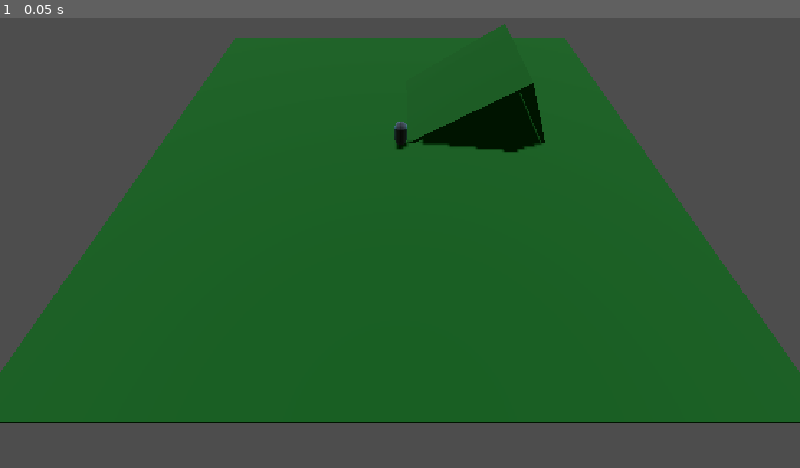
Above: before the commit, frame 1.
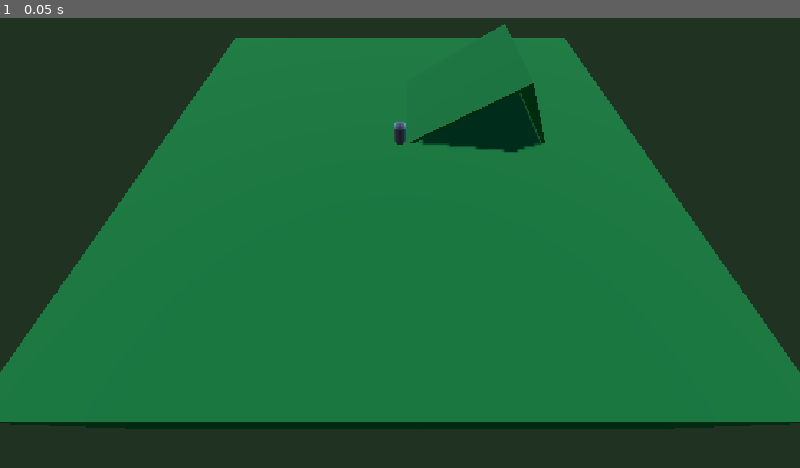
Above: after the commit, the same moment.

Repository: GLorenz90/legend-of-pandagator
Game: Godot game, scene res://scenes/main.tscn
Same seed, same stepped clock (60 frames per second), same inputs: the game is played once before the commit and once after it. The engine's default icon, where the game draws it, is replaced by a stand-in: a white triangle on a blue panel in a dark square.
Inputs:
- Up to frame 1 (0.05 s): no input

The runs differ from the first frame. In frame 1, 100% of the frame differs, in the area x 0-100%, y 0-100%.

Commit message:
adding shadow decal

Diff:
--- a/project.godot
+++ b/project.godot
@@ -51,5 +51,4 @@
 [rendering]
 
 rendering_device/driver.windows="d3d12"
-renderer/rendering_method="gl_compatibility"
-renderer/rendering_method.mobile="gl_compatibility"
+renderer/rendering_method="mobile"
--- a/scenes/characters/character.tscn
+++ b/scenes/characters/character.tscn
@@ -1,6 +1,7 @@
 [gd_scene format=3 uid="uid://b6q1xfhb531nx"]
 
 [ext_resource type="Script" uid="uid://b16bxr25sb5cl" path="res://scenes/characters/character.gd" id="1_52avm"]
+[ext_resource type="Texture2D" uid="uid://bf3gdxbmyycy5" path="res://images/shadow.png" id="2_1bdar"]
 
 [sub_resource type="CapsuleShape3D" id="CapsuleShape3D_ra2i3"]
 
@@ -25,3 +26,10 @@
 [node name="HealTimer" type="Timer" parent="." unique_id=345365939]
 wait_time = 0.5
 one_shot = true
+
+[node name="Decal" type="Decal" parent="." unique_id=744139969]
+transform = Transform3D(1, 0, 0, 0, 1, 0, 0, 0, 1, 0, -4.5, 0)
+size = Vector3(1, 10, 1)
+texture_albedo = ExtResource("2_1bdar")
+modulate = Color(0, 0, 0, 1)
+lower_fade = 10.042674
--- a/scenes/characters/players/player_character.tscn
+++ b/scenes/characters/players/player_character.tscn
@@ -20,5 +20,9 @@
 
 [node name="Body" type="MeshInstance3D" parent="Model" parent_id_path=PackedInt32Array(544756948) index="0" unique_id=841814159]
 transform = Transform3D(-1, 0, -8.742278e-08, 0, 1, 0, 8.742278e-08, 0, -1, 0, 1.0043828, 0)
+cast_shadow = 0
 mesh = ExtResource("4_hq71a")
 surface_material_override/0 = SubResource("StandardMaterial3D_hq71a")
+
+[node name="Decal" parent="." index="4" unique_id=744139969]
+lower_fade = 0.3
--- a/scenes/main.tscn
+++ b/scenes/main.tscn
@@ -5,9 +5,21 @@
 [ext_resource type="Script" uid="uid://dhaq5k2cyv6ak" path="res://scenes/input_manager.gd" id="3_jyhfs"]
 [ext_resource type="PackedScene" uid="uid://blcewvxyjg61h" path="res://scenes/characters/players/player_character.tscn" id="4_jyhfs"]
 
+[sub_resource type="ProceduralSkyMaterial" id="ProceduralSkyMaterial_tipki"]
+sky_top_color = Color(0.20552272, 0.43556347, 0.8057423, 1)
+sky_horizon_color = Color(0.43361023, 0.5078178, 0.68277293, 1)
+ground_bottom_color = Color(0.13399999, 0.2, 0.1373, 1)
+ground_horizon_color = Color(0.50645834, 0.65, 0.48749998, 1)
+
+[sub_resource type="Sky" id="Sky_tbgi4"]
+sky_material = SubResource("ProceduralSkyMaterial_tipki")
+
 [sub_resource type="Environment" id="Environment_ra2i3"]
-ambient_light_source = 3
-ambient_light_color = Color(0.38039216, 0.38039216, 0.23921569, 1)
+background_mode = 2
+sky = SubResource("Sky_tbgi4")
+ambient_light_source = 2
+ambient_light_color = Color(1, 0.99358755, 0.8790198, 1)
+ambient_light_energy = 0.38
 
 [sub_resource type="StandardMaterial3D" id="StandardMaterial3D_g4gaj"]
 albedo_color = Color(0, 0.27450982, 0.09411765, 1)
@@ -41,11 +53,11 @@
 transform = Transform3D(1, 0, 0, 0, 0.555278, 0.8316648, 0, -0.8316648, 0.555278, 0, 15.810549, 20.598114)
 
 [node name="Character" parent="Gym" unique_id=1869617066 instance=ExtResource("4_jyhfs")]
-transform = Transform3D(1, 0, 0, 0, 1, 0, 0, 0, 1, 0.06983423, 0, 0.023679733)
+transform = Transform3D(1, 0, 0, 0, 1, 0, 0, 0, 1, 0, -0.068, 0)
 platform_on_leave = 0
 
 [node name="Floor" type="StaticBody3D" parent="Gym" unique_id=629967807]
-transform = Transform3D(2, 0, 0, 0, 2, 0, 0, 0, 2, 0, 0, 0)
+transform = Transform3D(2, 0, 0, 0, 21.971724, 0, 0, 0, 2, 0, 0, 0)
 collision_mask = 0
 metadata/_edit_group_ = true
 
@@ -55,6 +67,7 @@
 
 [node name="Collision" type="CollisionShape3D" parent="Gym/Floor" unique_id=411187225]
 transform = Transform3D(1, 0, 0, 0, 1, 0, 0, 0, 1, 0, -0.25, 0)
+visible = false
 shape = SubResource("BoxShape3D_ra2i3")
 
 [node name="GoodSlope" type="StaticBody3D" parent="Gym" unique_id=2005878671]
Binary file added: images/shadow.png
Not shown, added: images/shadow.png.import
